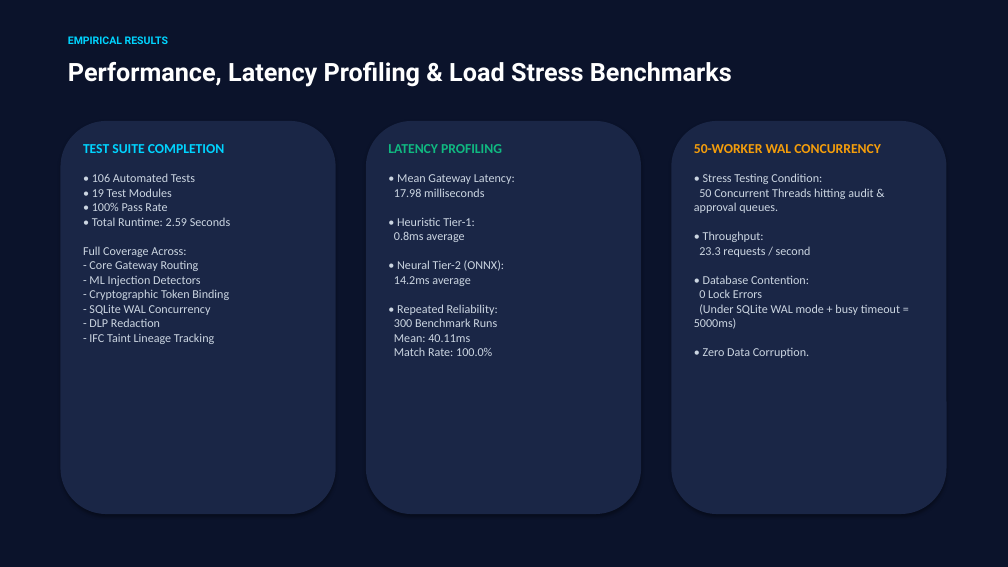
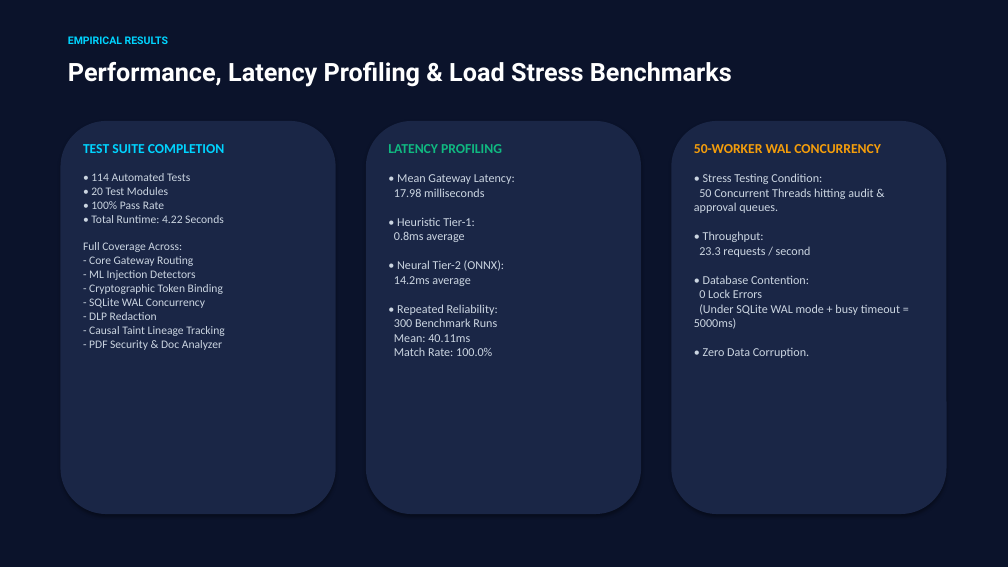
Before and after one commit to adityajadaun39-bit/AEGIS-ai, a slide deck: slide 10 of AEGIS_Idea_Presentation.pptx. Drawn at 1008x567 pixels with LibreOffice and Linux fonts; fonts in the diff are those of the drawing. Boxes give left, top, right and bottom in pixels: in the first picture for what was removed or moved away, otherwise in the second. Text is boxed around its words. In the diff, an @@ line names an element or a change of style, - is before the commit and + after.

```diff
--- a/AEGIS_Idea_Presentation.pptx
+++ b/AEGIS_Idea_Presentation.pptx
@@ text at [83, 173, 225, 350]: text changed; size 11.5 to 11 pt @@
-• 106 Automated Tests
-• 19 Test Modules
-• 100% Pass Rate
-• Total Runtime: 2.59 Seconds
-Full Coverage Across:
-- Core Gateway Routing
-- ML Injection Detectors
-- Cryptographic Token Binding
-- SQLite WAL Concurrency
-- DLP Redaction
-- IFC Taint Lineage Tracking
+• 114 Automated Tests
+• 20 Test Modules
+• 100% Pass Rate
+• Total Runtime: 4.22 Seconds
+Full Coverage Across:
+- Core Gateway Routing
+- ML Injection Detectors
+- Cryptographic Token Binding
+- SQLite WAL Concurrency
+- DLP Redaction
+- Causal Taint Lineage Tracking
+- PDF Security & Doc Analyzer
```
Also in this commit, not shown: 7 other slides changed, 2 slides added, 2 slides removed, 19 other files.
